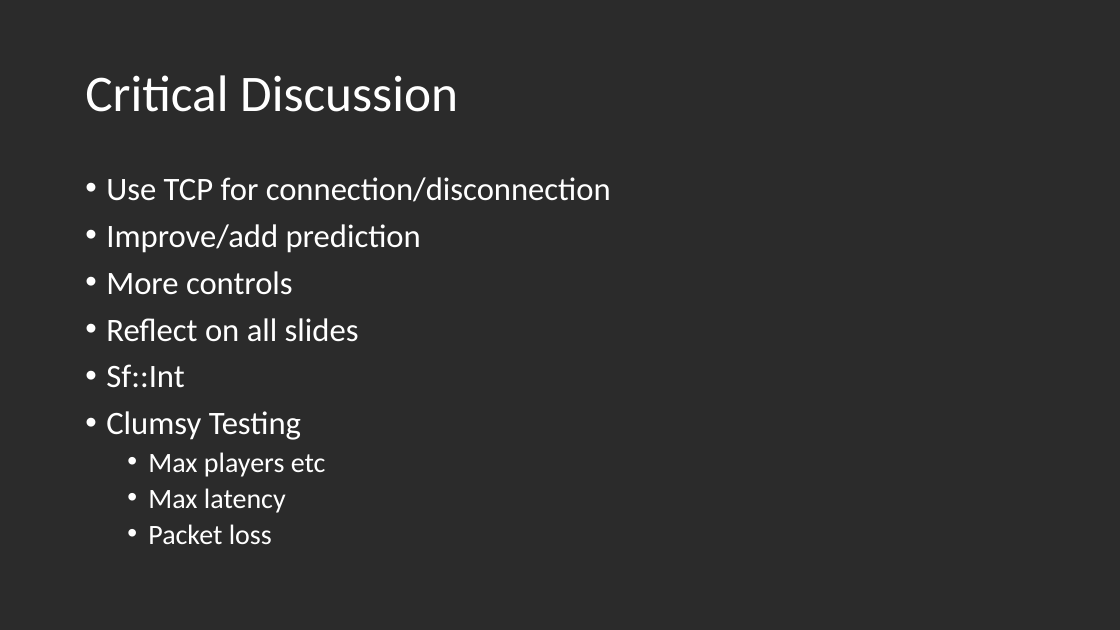
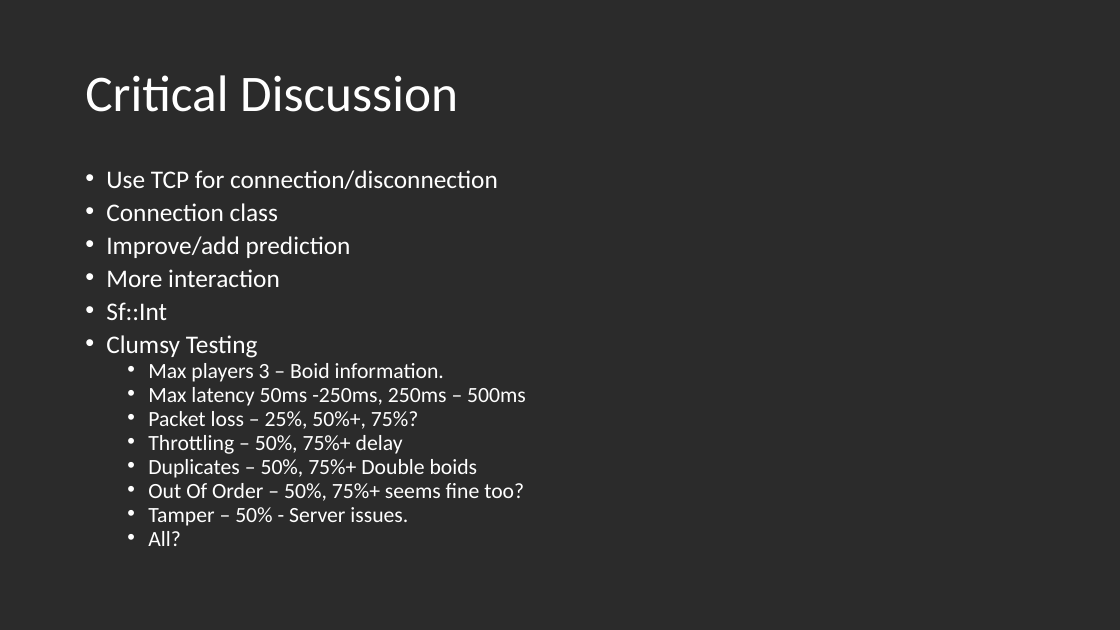
Before and after one commit to Shorte240/SFMLNetworking-Sim, a slide deck: slide 8 of SFMLNetworkingSim/CMP303 Presentation - Fraser Barker(1600196).pptx. Drawn at 1120x630 pixels with LibreOffice and Linux fonts; fonts in the diff are those of the drawing; background and template pictures are left out; a plain dark background stands for a picture behind light text. Boxes give left, top, right and bottom in pixels: in the first picture for what was removed or moved away, otherwise in the second. Text is boxed around its words. In the diff, an @@ line names an element or a change of style, - is before the commit and + after.

```diff
--- a/SFMLNetworkingSim/CMP303 Presentation - Fraser Barker(1600196).pptx
+++ b/SFMLNetworkingSim/CMP303 Presentation - Fraser Barker(1600196).pptx
@@ text at (106, 170, 498, 358): size 28 to 21.7 pt in "Use TCP for connection/disconnection", "Improve/add prediction", "Sf::Int", "Clumsy Testing"; line spacing 0.9 to 0.7 @@
@@ text at (106, 203, 278, 221): paragraph added @@
+• Connection class
@@ text at (106, 269, 280, 287): text changed; size 28 to 21.7 pt @@
-• More controls
-• Reflect on all slides
+• More interaction
@@ text at (148, 363, 526, 546): text changed; size 24 to 18.6 pt @@
-  • Max players etc
-  • Max latency
-  • Packet loss
+  • Max players 3 – Boid information.
+  • Max latency 50ms -250ms, 250ms – 500ms
+  • Packet loss – 25%, 50%+, 75%?
+  • Throttling – 50%, 75%+ delay
+  • Duplicates – 50%, 75%+ Double boids
+  • Out Of Order – 50%, 75%+ seems fine too?
+  • Tamper – 50% - Server issues.
+  • All?
```
Also in this commit, not shown: 5 other slides changed, 34 other files.
